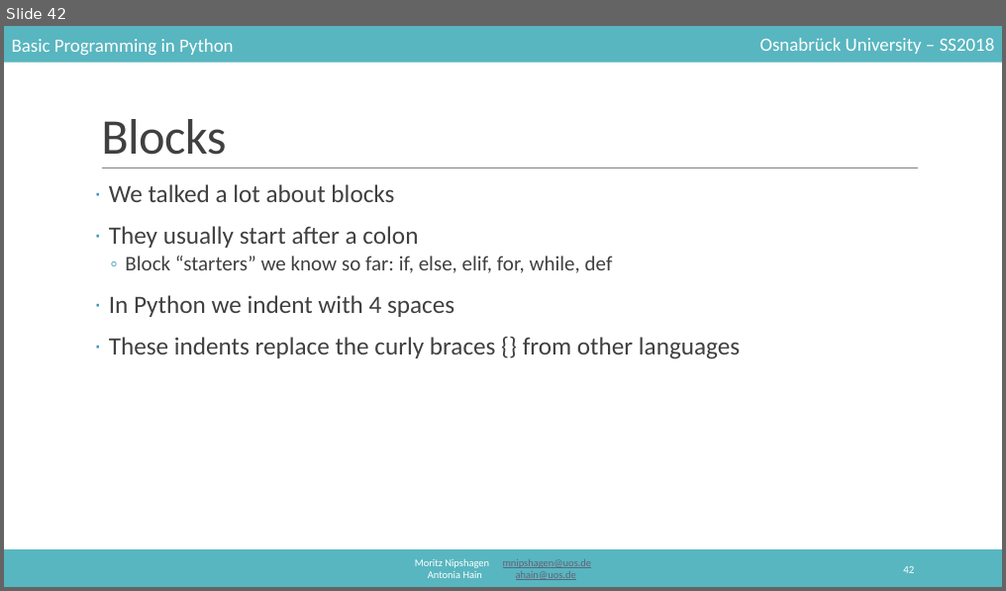
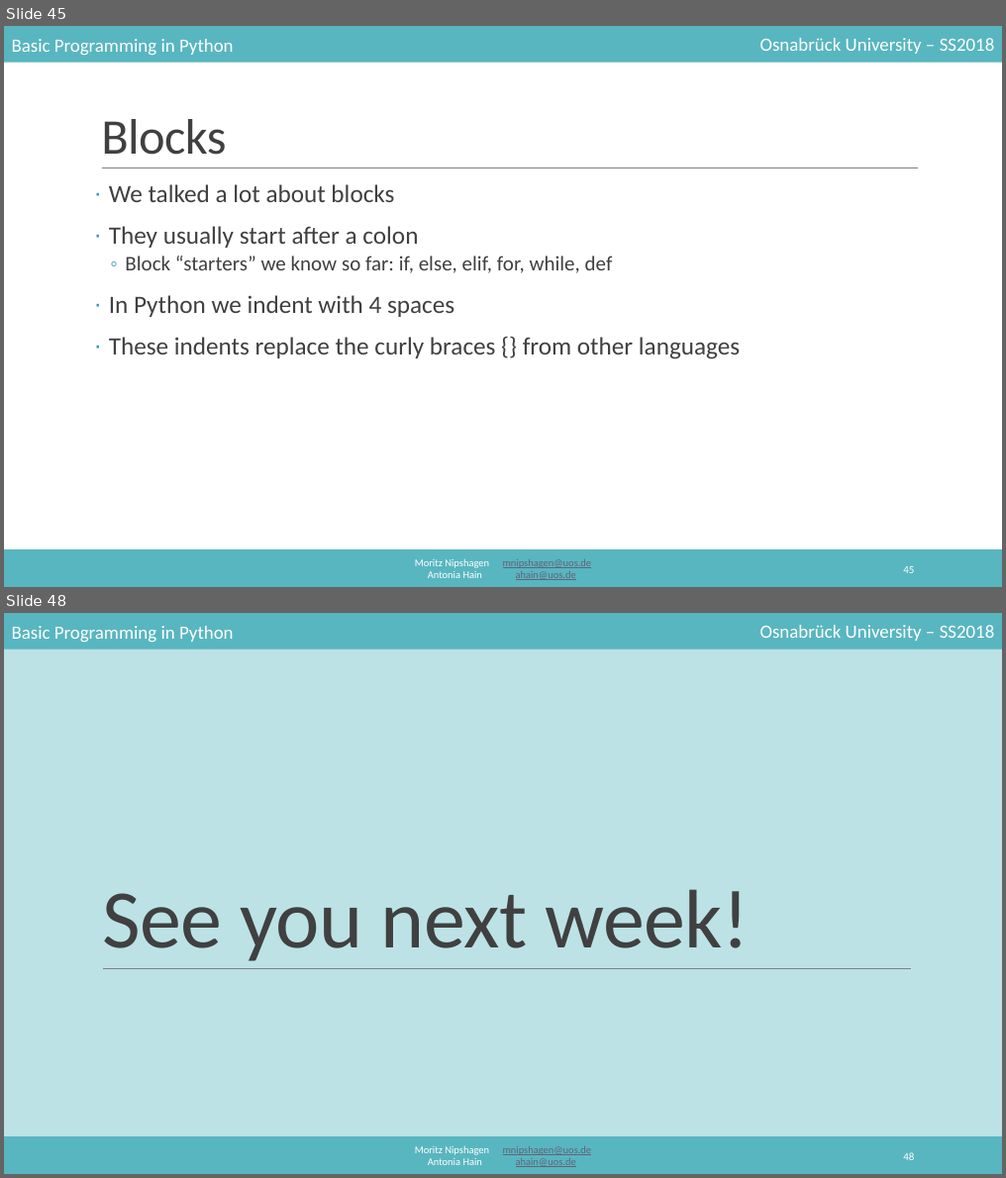
Before and after one commit to mnipshagen/monty, a slide deck: 2018/03/control_structures.pptx. Shown one above the other, each under a label of ours: slide 42 before the commit, slides 45 and 48 after it; the slides between them are not shown. The pictures are 1006x591 and 1006x1178 pixels, drawn with LibreOffice and Linux fonts; fonts in the diff are those of the drawing. Boxes give left, top, right and bottom in pixels: in the first picture for what was removed or moved away, otherwise in the second. Text is boxed around its words. In the diff, an @@ line names an element or a change of style, - is before the commit and + after.

```diff
--- a/2018/03/control_structures.pptx
+++ b/2018/03/control_structures.pptx
@@ slide 48 added at (4, 613, 1002, 1174), background #BCE2E6; not listed: 5 template elements that a slide beside it also shows @@
@@ title added at (102, 889, 748, 961), 80 pt, text #404040 @@
+See you next week!
@@ line added from (103, 968) to (912, 968), #808080 0.5 pt @@
@@ page number added at (903, 1153, 914, 1160), 10.5 pt, text #FFFFFF @@
+48
@@ what was slide 42 is now slide 45 @@
@@ page number at (903, 567, 914, 573): text changed @@
-42
+45
```
Also in this commit, not shown: 19 slides changed, 5 other slides added, 5 other files.
